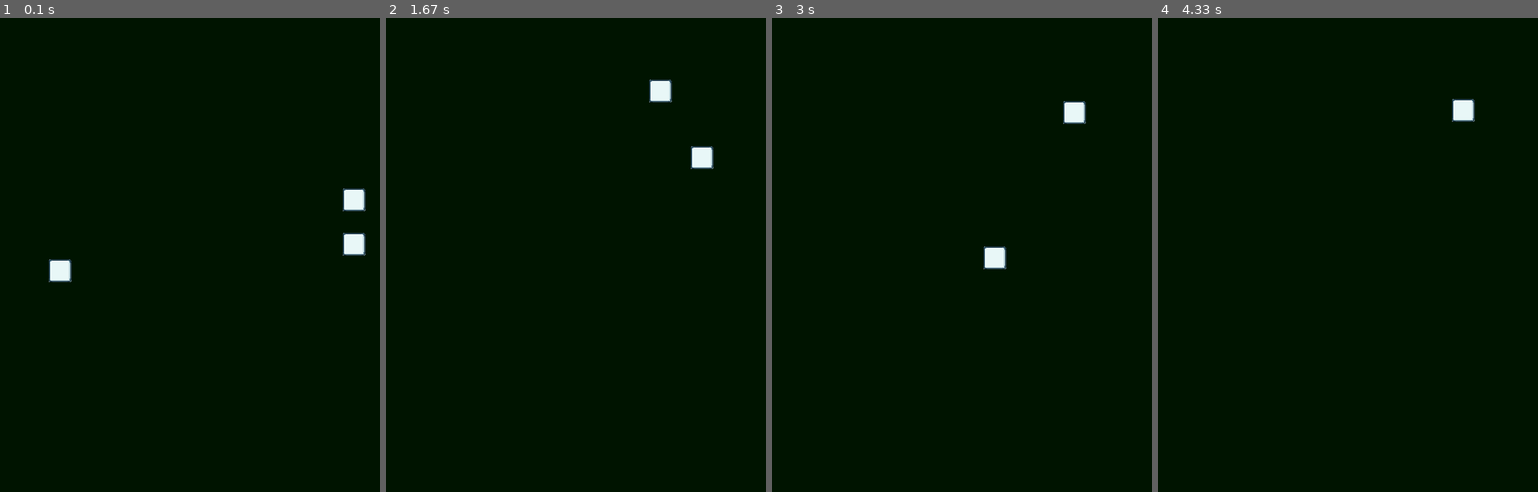
Above: before the commit, frames 1-4 (left to right).
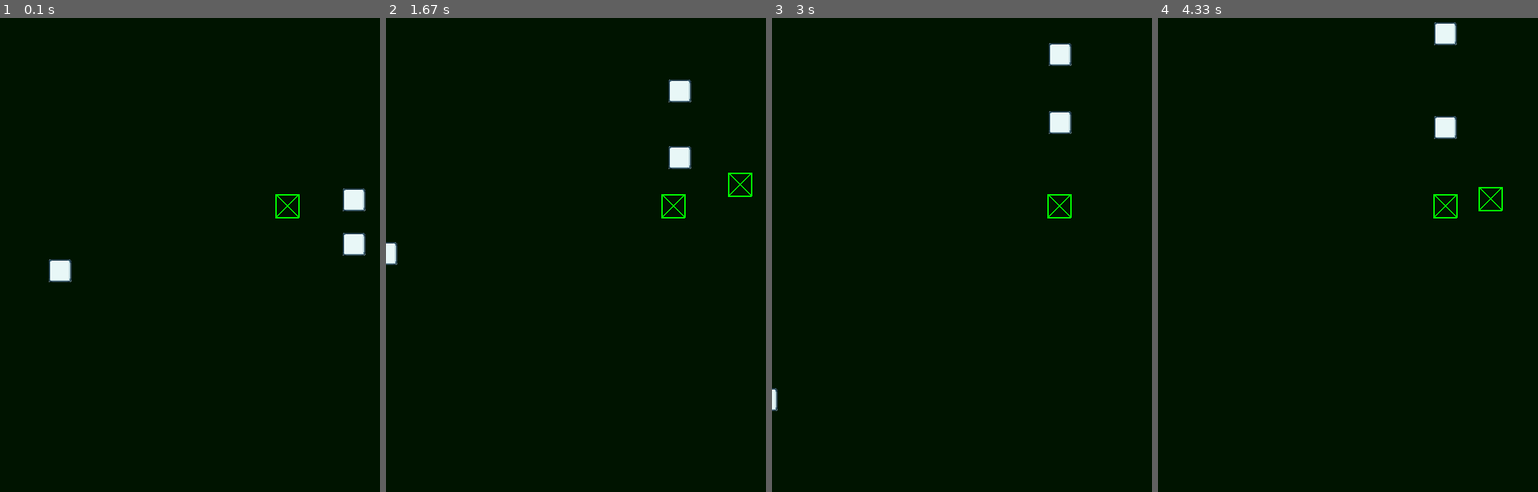
Above: after the commit, the same moments.

Repository: njtan142/pygame-like-unity
Game: pygame game, started from main.py
Two runs of this game, one before a commit and one after it. Both use one fixed random seed, a clock stepped at 60 frames per second and the inputs below.
Inputs:
- Up to frame 1 (0.1 s): no input
- Up to frame 2 (1.67 s): hold D 0.33-0.8 s; hold W 0.83-1.13 s; tap Space at 0.9, 1.23, 1.53 s; hold D 1.17-1.63 s
- Up to frame 3 (3 s): hold A 1.67-2.2 s; tap Space at 1.73, 2.03, 2.3, 2.63, 2.93 s; hold S 2.23-2.53 s; hold A 2.57-2.97 s
- Up to frame 4 (4.33 s): hold W 3-3.37 s; tap Space at 3.07, 3.47, 3.77, 4.13 s; hold D 3.4-4.03 s; hold S from 4.07 s (still down)

The runs differ from the first frame. In frame 1, 0.1% of the frame differs, in the area x 72-79%, y 37-43%; in frame 2, 1.5%, in the area x 0-97%, y 12-53%; in frame 3, 1.3%; in frame 4, 1.1%.

Commit message:
collision prototype- polygon representation/visualization

Diff:
--- /dev/null
+++ b/Collision.py
@@ -0,0 +1,49 @@
+import math
+import random
+
+
+class Collision:
+
+    def __init__(self, points, pygame):
+        self.points = points
+        self.edges = self.get_edges()
+        self.sides = None
+        self.pygame = pygame
+        self.origin = None
+        self.calculate_origin()
+
+    def draw_lines(self, screen):
+        for edge in self.edges:
+            start = edge[0][0] + screen.get_width() / 2, -edge[0][1] + screen.get_height() / 2
+            end = edge[1][0] + screen.get_width() / 2, -edge[1][1] + screen.get_height() / 2
+            self.pygame.draw.line(screen, (0, 255, 0), start, end, 2)
+        origin = self.pygame.rect.Rect(self.origin[0] + screen.get_width() / 2,
+                                       -self.origin[1] + screen.get_height() / 2,
+                                       1, 1)
+        self.pygame.draw.rect(screen, (0, 255, 0), origin)
+
+    def calculate_origin(self):
+        mean_x = 0
+        mean_y = 0
+        for x, y in self.points:
+            mean_x += x
+            mean_y += y
+        mean_x = mean_x / len(self.points)
+        mean_y = mean_y / len(self.points)
+        self.origin = (mean_x, mean_y)
+
+    def get_edges(self):
+        edges = []
+        for start_point in self.points:
+            for end_point in self.points:
+                if start_point != end_point:
+                    if start_point[1] - end_point[1] >= 0:
+                        if [end_point, start_point] not in edges:
+                            edges.append([start_point, end_point])
+        return edges
+
+    def move(self, horizontal, vertical):
+        for i in range(len(self.points)):
+            self.points[i] = self.points[i][0] + horizontal, self.points[i][1] + vertical
+        self.edges = self.get_edges()
+        self.calculate_origin()
--- a/camera.py
+++ b/camera.py
@@ -1,5 +1,4 @@
 from PygameUnity.game_object import GameObject
-
 
 class Camera:
 
--- a/main.py
+++ b/main.py
@@ -2,6 +2,7 @@
 from PygameUnity.game_object import GameObject
 from camera import Camera
 from datetime import datetime as dt
+from Collision import Collision
 
 pygame.init()
 screen = pygame.display.set_mode((800, 800), pygame.FULLSCREEN | pygame.SCALED)
@@ -50,6 +51,19 @@
 test.add_component("physics",
                    (20, 0, 0.005, False, True))
 
+polygon = Collision(
+    [(-16, 16),
+     (16, 16),
+     (16, -16),
+     (-16, -16)], pygame
+)
+nope = Collision(
+    [(-16, 16),
+     (16, 16),
+     (16, -16),
+     (-16, -16)], pygame
+)
+print(polygon.origin)
 camera.target = test2
 running = True
 
@@ -64,10 +78,6 @@
                 running = False
             if event.key == pygame.K_SPACE:
                 test2.physics.velocity.y = 300
-
-        if event.type == pygame.MOUSEBUTTONUP:
-            print(pygame.mouse.get_pos()[0] - screen.get_width() / 2,
-                  -pygame.mouse.get_pos()[1] + screen.get_height() / 2)
 
 
 current_time_dt = dt.now()
@@ -87,13 +97,14 @@
     # camera.game_object.transform.position.y += 0.1
     # print(test.transform.position.y, camera.game_object.transform.position.y)
     test2.move(0, 0, time_delta, container.children)
-    test2.physics.velocity.x += horizontal * time_delta * 100
     test3.move(0, 0, time_delta, container.children)
     test.move(0, 0, time_delta, container.children)
+    polygon.move(horizontal * 100 * time_delta, -vertical * 100 * time_delta)
     pygame_events()
-    print(test3.physics.velocity.y)
     camera.movement(time_delta)
     camera.render(screen)
+    polygon.draw_lines(screen)
+    nope.draw_lines(screen)
     pygame.display.flip()
 
     last_time_dt = dt.now()
@@ -102,3 +113,7 @@
     time_count += time_delta
     current_time_dt = dt.now()
     current_time_ts = dt.timestamp(current_time_dt)
+
+    if time_count >= 1:
+        polygon.calculate_origin()
+        time_count -= 1
